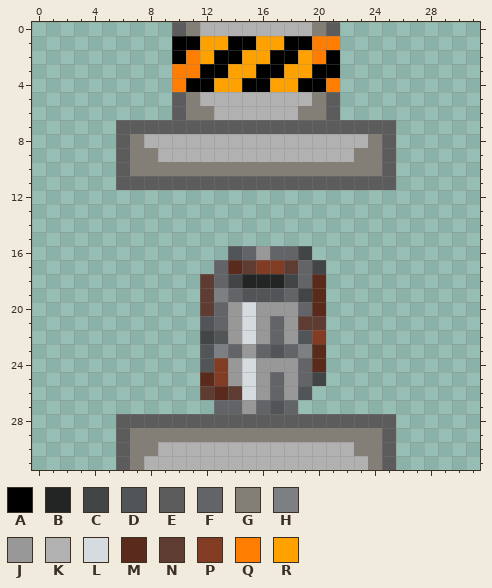
Two states of a pixel-art sprite, MelonJam2024Unity/Assets/Resources/upg-scrap-capacity-1.png. That is the earlier state.
The file is 32x32 pixels. Colours within 5 levels of each other are drawn and written as one.
Palette (. is transparent): A #000000  B #232525  C #424546  D #525557  E #5c5c5c  F #626468  G #837f77  H #7c8083  J #989898  K #b1b1b1  L #d6dbdf  M #5a2a1d  N #5e3c32  P #823c23  Q #ff7d00  R #ffa200
Pixels before, first column x 6:
 0 ....EGKKKKKKKKGE....
 1 ....AARRAARRAAQQ....
 2 ....AQRAARRAARQA....
 3 ....QQAARRAARRAA....
 4 ....QAARRAARRAAQ....
 5 ....EGKKKKKKKKGE....
 6 ....EGGKKKKKKGGE....
 7 EEEEEEEEEEEEEEEEEEEE
 8 EGKKKKKKKKKKKKKKKKGE
 9 EGGKKKKKKKKKKKKKKGGE
10 EGGGGGGGGGGGGGGGGGGE
11 EEEEEEEEEEEEEEEEEEEE
12 ....................
13 ....................
14 ....................
15 ....................
16 ........DFJFFC......
17 .......FMNPPNFC.....
18 ......NFCBBBCFM.....
19 ......NHFDDDFCM.....
20 ......NFJLJJJFM.....
21 ......DFJLJFJNN.....
22 ......CDJLJFJDP.....
23 ......DHFJFDFHM.....
24 ......DPJLJJJFM.....
25 ......MPJLJFJFC.....
26 ......NMNLJFJD......
27 .......FFJFDF.......
28 EEEEEEEEEEEEEEEEEEEE
29 EGGGGGGGGGGGGGGGGGGE
30 EGGKKKKKKKKKKKKKKGGE
31 EGKKKKKKKKKKKKKKKKGE
After:
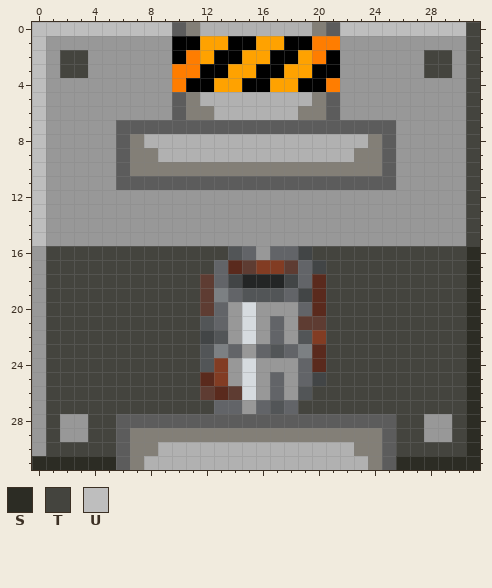
Colours new in this view: S #2c2c24  T #44443e  U #bebebe
Changes in this commit:
{"y":0,"x":0,"old":"..........","new":"UUUUUUUUUU"}
{"y":0,"x":22,"old":"..........","new":"UUUUUUUUUT"}
{"y":1,"x":0,"old":"..........","new":"UJJJJJJJJJ"}
{"y":1,"x":22,"old":"..........","new":"JJJJJJJJJT"}
{"y":2,"x":0,"old":"..........","new":"UJTTJJJJJJ"}
{"y":2,"x":22,"old":"..........","new":"JJJJJJTTJT"}
{"y":3,"x":0,"old":"..........","new":"UJTTJJJJJJ"}
{"y":3,"x":22,"old":"..........","new":"JJJJJJTTJT"}
{"y":4,"x":0,"old":"..........","new":"UJJJJJJJJJ"}
{"y":4,"x":22,"old":"..........","new":"JJJJJJJJJT"}
{"y":5,"x":0,"old":"..........","new":"UJJJJJJJJJ"}
{"y":5,"x":22,"old":"..........","new":"JJJJJJJJJT"}
{"y":6,"x":0,"old":"..........","new":"UJJJJJJJJJ"}
{"y":6,"x":22,"old":"..........","new":"JJJJJJJJJT"}
{"y":7,"x":0,"old":"......","new":"UJJJJJ"}
{"y":7,"x":26,"old":"......","new":"JJJJJT"}
{"y":8,"x":0,"old":"......","new":"UJJJJJ"}
{"y":8,"x":26,"old":"......","new":"JJJJJT"}
{"y":9,"x":0,"old":"......","new":"UJJJJJ"}
{"y":9,"x":26,"old":"......","new":"JJJJJT"}
{"y":10,"x":0,"old":"......","new":"UJJJJJ"}
{"y":10,"x":26,"old":"......","new":"JJJJJT"}
{"y":11,"x":0,"old":"......","new":"UJJJJJ"}
{"y":11,"x":26,"old":"......","new":"JJJJJT"}
{"y":12,"x":0,"old":"................................","new":"UJJJJJJJJJJJJJJJJJJJJJJJJJJJJJJT"}
{"y":13,"x":0,"old":"................................","new":"UJJJJJJJJJJJJJJJJJJJJJJJJJJJJJJT"}
{"y":14,"x":0,"old":"................................","new":"UJJJJJJJJJJJJJJJJJJJJJJJJJJJJJJT"}
{"y":15,"x":0,"old":"................................","new":"UJJJJJJJJJJJJJJJJJJJJJJJJJJJJJJT"}
{"y":16,"x":0,"old":"..............","new":"JTTTTTTTTTTTTT"}
{"y":16,"x":20,"old":"............","new":"TTTTTTTTTTTS"}
{"y":17,"x":0,"old":".............","new":"JTTTTTTTTTTTT"}
{"y":17,"x":21,"old":"...........","new":"TTTTTTTTTTS"}
{"y":18,"x":0,"old":"............","new":"JTTTTTTTTTTT"}
{"y":18,"x":21,"old":"...........","new":"TTTTTTTTTTS"}
{"y":19,"x":0,"old":"............","new":"JTTTTTTTTTTT"}
{"y":19,"x":21,"old":"...........","new":"TTTTTTTTTTS"}
{"y":20,"x":0,"old":"............","new":"JTTTTTTTTTTT"}
{"y":20,"x":21,"old":"...........","new":"TTTTTTTTTTS"}
{"y":21,"x":0,"old":"............","new":"JTTTTTTTTTTT"}
{"y":21,"x":21,"old":"...........","new":"TTTTTTTTTTS"}
{"y":22,"x":0,"old":"............","new":"JTTTTTTTTTTT"}
{"y":22,"x":21,"old":"...........","new":"TTTTTTTTTTS"}
{"y":23,"x":0,"old":"............","new":"JTTTTTTTTTTT"}
{"y":23,"x":21,"old":"...........","new":"TTTTTTTTTTS"}
{"y":24,"x":0,"old":"............","new":"JTTTTTTTTTTT"}
{"y":24,"x":21,"old":"...........","new":"TTTTTTTTTTS"}
{"y":25,"x":0,"old":"............","new":"JTTTTTTTTTTT"}
{"y":25,"x":21,"old":"...........","new":"TTTTTTTTTTS"}
{"y":26,"x":0,"old":"............","new":"JTTTTTTTTTTT"}
{"y":26,"x":20,"old":"............","new":"TTTTTTTTTTTS"}
{"y":27,"x":0,"old":".............","new":"JTTTTTTTTTTTT"}
{"y":27,"x":19,"old":".............","new":"TTTTTTTTTTTTS"}
{"y":28,"x":0,"old":"......","new":"JTJJTT"}
{"y":28,"x":26,"old":"......","new":"TTJJTS"}
{"y":29,"x":0,"old":"......","new":"JTJJTT"}
{"y":29,"x":26,"old":"......","new":"TTJJTS"}
{"y":30,"x":0,"old":"......","new":"JTTTTT"}
{"y":30,"x":26,"old":"......","new":"TTTTTS"}
{"y":31,"x":0,"old":"......","new":"SSSSSS"}
{"y":31,"x":26,"old":"......","new":"SSSSSS"}
